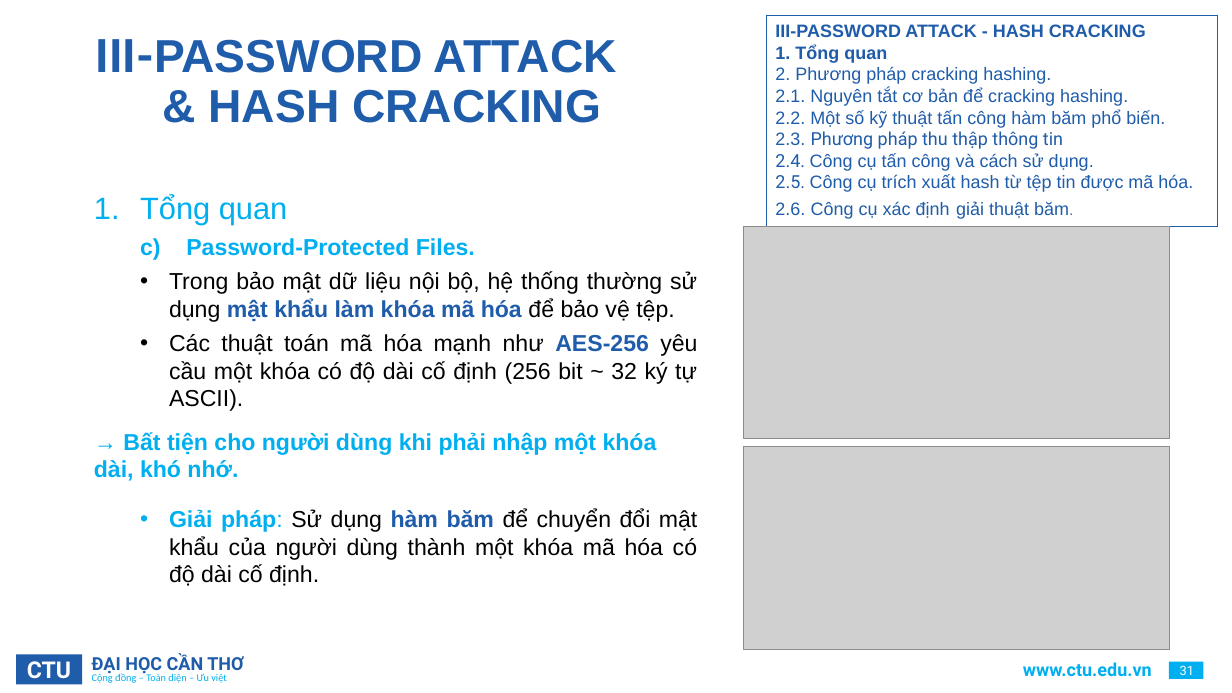
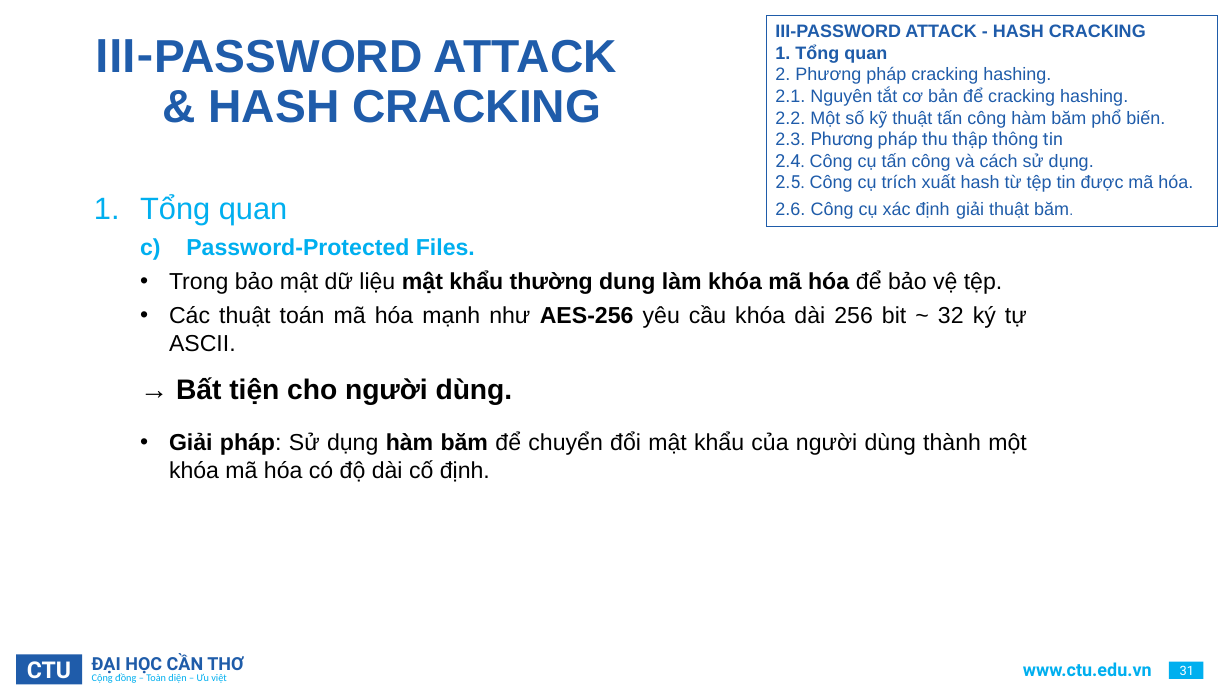
Before and after one commit to HaiDangDoo/archive, a slide deck: slide 31 of NLCS/CTU_PowerPoint_Template.pptx. Drawn at 1232x693 pixels with LibreOffice and Linux fonts; fonts in the diff are those of the drawing; grey boxes stand for pictures; background and template pictures are left out. Boxes give left, top, right and bottom in pixels: in the first picture for what was removed or moved away, otherwise in the second. Text is boxed around its words. In the diff, an @@ line names an element or a change of style, - is before the commit and + after.

```diff
--- a/NLCS/CTU_PowerPoint_Template.pptx
+++ b/NLCS/CTU_PowerPoint_Template.pptx
@@ picture removed at (744, 227, 1170, 439) @@
@@ text at (169, 271, 1027, 405): text changed @@
-  • Trong bảo mật dữ liệu nội bộ, hệ thống thường sử dụng mật khẩu làm khóa mã hóa để bảo vệ tệp.
-  • Các thuật toán mã hóa mạnh như AES-256 yêu cầu một khóa có độ dài cố định (256 bit ~ 32 ký tự ASCII).
-  → Bất tiện cho người dùng khi phải nhập một khóa dài, khó nhớ.
+  • Trong bảo mật dữ liệu mật khẩu thường dung làm khóa mã hóa để bảo vệ tệp.
+  • Các thuật toán mã hóa mạnh như AES-256 yêu cầu khóa dài 256 bit ~ 32 ký tự ASCII.
+    → Bất tiện cho người dùng.
@@ text at (169, 431, 1026, 482): text colour #00AFEF to #000000 in "Giải pháp:"; text colour #1F5CAA to #000000 in "hàm băm" @@
@@ picture removed at (744, 446, 1170, 650) @@
```
Also in this commit, not shown: 30 other slides changed, 2 slides removed, 35 other files.
